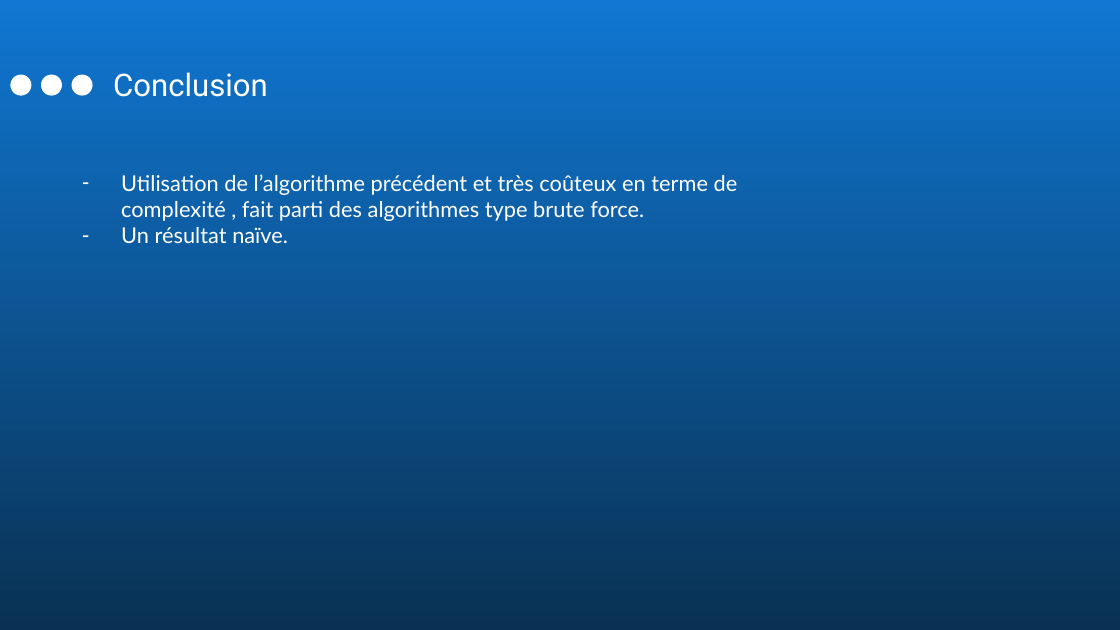
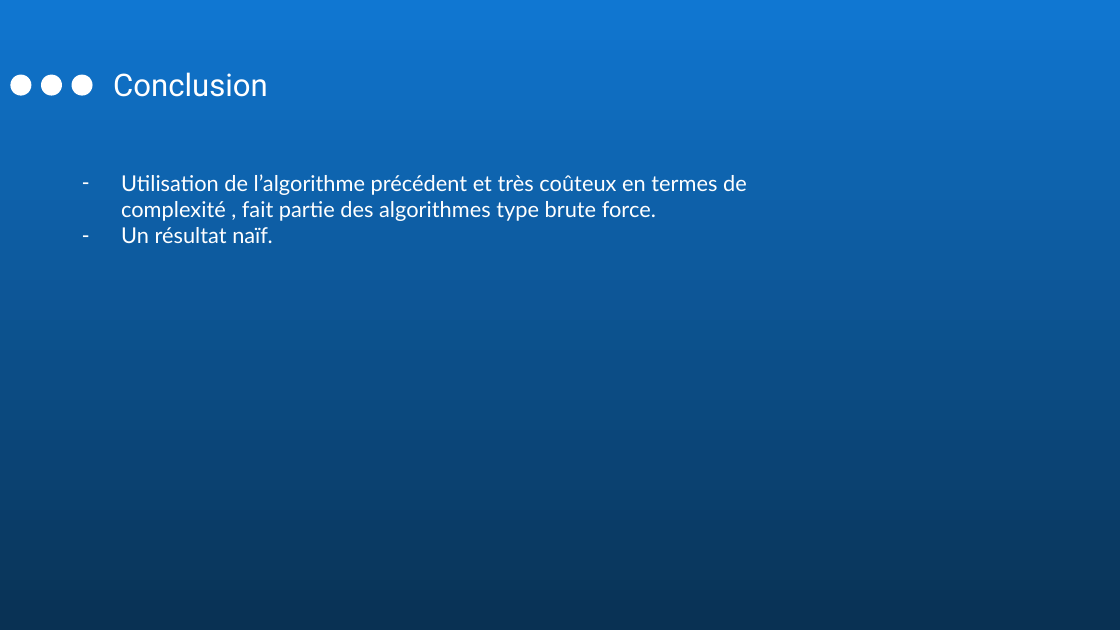
Before and after one commit to Nissou31/bio-informatique, a slide deck: slide 10 of presentation/bioinformatique_diapo.pptx. Drawn at 1120x630 pixels with LibreOffice and Linux fonts; fonts in the diff are those of the drawing; background and template pictures are left out. Boxes give left, top, right and bottom in pixels: in the first picture for what was removed or moved away, otherwise in the second. Text is boxed around its words. In the diff, an @@ line names an element or a change of style, - is before the commit and + after.

```diff
--- a/presentation/bioinformatique_diapo.pptx
+++ b/presentation/bioinformatique_diapo.pptx
@@ text at [121,174,747,243]: text changed @@
-– Utilisation de l’algorithme précédent et très coûteux en terme de complexité , fait parti des algorithmes type brute force.
-– Un résultat naïve.
+– Utilisation de l’algorithme précédent et très coûteux en termes de complexité , fait partie des algorithmes type brute force.
+– Un résultat naïf.
```
Also in this commit, not shown: 7 other slides changed, 5 other files.
